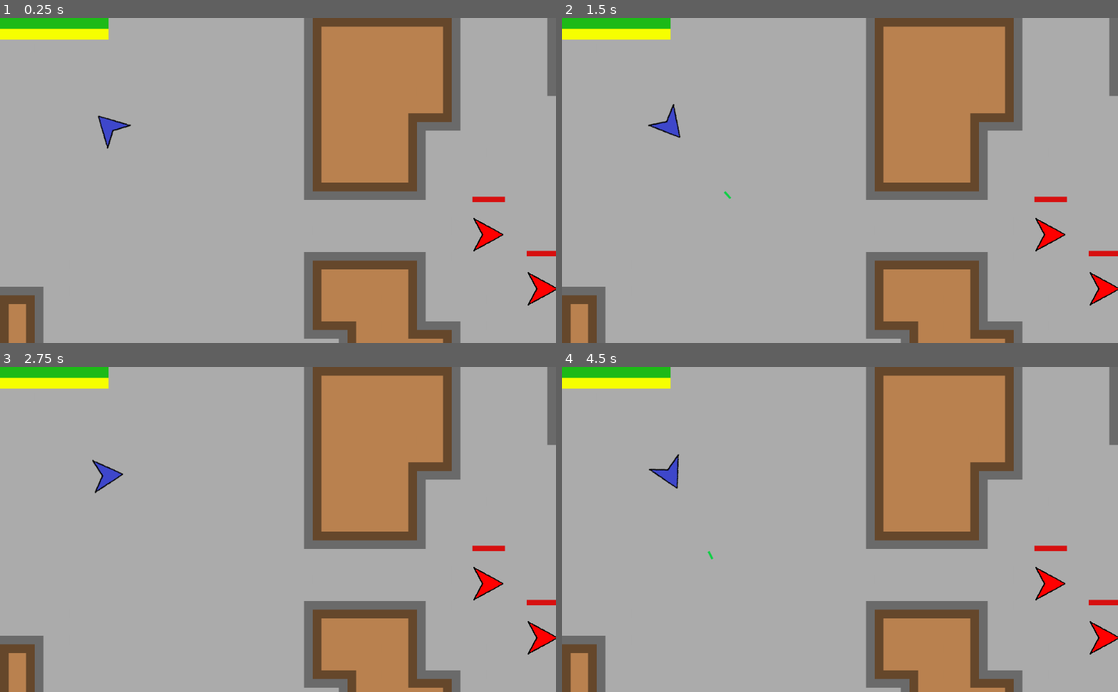
Above: before the commit, frames 1-4 (two rows, left to right).
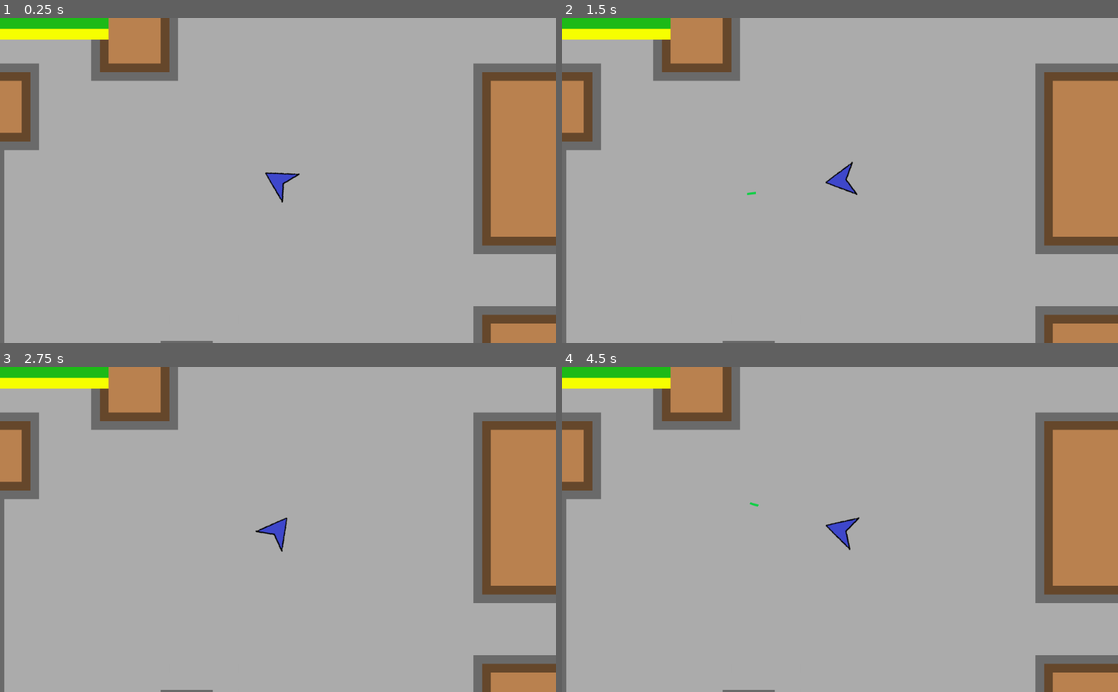
Above: after the commit, the same moments.

Repository: afkpuezo/blinkshooter
Game: Godot game, scene res://scenes/demos/demo.tscn
Same seed, same stepped clock (60 frames per second), same inputs: the game is played once before the commit and once after it.
Inputs (mouse positions are in pixels of both pictures, inside the frame that each line leads up to):
- Up to frame 1 (0.25 s): no input
- Up to frame 2 (1.5 s): tap Enter at 0.5 s; move the mouse to (962, 164) at 0.52 s; click (962, 164) at 0.6 s; tap Space at 1.25 s; move the mouse to (728, 196) at 1.27 s; click (728, 196) at 1.35 s
- Up to frame 3 (2.75 s): tap Enter at 2 s; move the mouse to (333, 458) at 2.02 s; click (333, 458) at 2.1 s
- Up to frame 4 (4.5 s): tap Space at 2.75, 4.25 s; move the mouse to (812, 594) at 2.77 s; click (812, 594) at 2.85 s; tap Enter at 3.5 s; move the mouse to (1006, 578) at 3.52 s; click (1006, 578) at 3.6 s; move the mouse to (673, 480) at 4.27 s; click (673, 480) at 4.35 s

The runs differ from the first frame. In frame 1, 39% of the frame differs, in the area x 0-100%, y 0-100%; in frame 2, 39%; in frame 3, 39%; in frame 4, 39%.

Commit message:
CameraManager so that the camera doesn't freak out when the player dies

Diff:
--- a/project.godot
+++ b/project.godot
@@ -215,6 +215,7 @@
 TargetReticle="*res://scenes/ui/reticle.tscn"
 Spawner="*res://scripts/singletons/spawner.gd"
 EnemyBarManager="*res://scripts/singletons/enemy_bar_manager.gd"
+CameraManager="*res://scripts/singletons/camera_manager.gd"
 
 [display]
 
--- a/scenes/demos/demo.tscn
+++ b/scenes/demos/demo.tscn
@@ -1,8 +1,7 @@
-[gd_scene load_steps=13 format=2]
+[gd_scene load_steps=12 format=2]
 
 [ext_resource path="res://scripts/actions/demo_action.gd" type="Script" id=1]
 [ext_resource path="res://scenes/weapons/big_gun.tscn" type="PackedScene" id=2]
-[ext_resource path="res://scenes/ui/player_monitor_text.tscn" type="PackedScene" id=3]
 [ext_resource path="res://scenes/weapons/enemy_gun.tscn" type="PackedScene" id=4]
 [ext_resource path="res://scenes/units/player.tscn" type="PackedScene" id=5]
 [ext_resource path="res://scenes/terrain/floor_tile_map.tscn" type="PackedScene" id=6]
@@ -16,9 +15,6 @@
 [node name="World" type="Node2D"]
 
 [node name="PlayerUI" parent="." instance=ExtResource( 12 )]
-
-[node name="PlayerMonitorText" parent="." instance=ExtResource( 3 )]
-visible = false
 
 [node name="Player" parent="." instance=ExtResource( 5 )]
 position = Vector2( 200, 200 )
@@ -52,8 +48,12 @@
 [node name="Enemy2" parent="." instance=ExtResource( 9 )]
 position = Vector2( 1000, 500 )
 
+[node name="EnemyGun" parent="Enemy2/EnemyWeaponBar" index="0" instance=ExtResource( 4 )]
+
 [node name="Enemy3" parent="." instance=ExtResource( 9 )]
 position = Vector2( 450, 950 )
+
+[node name="EnemyGun" parent="Enemy3/EnemyWeaponBar" index="0" instance=ExtResource( 4 )]
 
 [node name="Tiles" type="Node2D" parent="."]
 
--- /dev/null
+++ b/scenes/ui/player_camera.tscn
@@ -0,0 +1,5 @@
+[gd_scene format=2]
+
+[node name="PlayerCamera" type="Camera2D"]
+smoothing_enabled = true
+smoothing_speed = 6.0
--- /dev/null
+++ b/scripts/singletons/camera_manager.gd
@@ -0,0 +1,30 @@
+extends Node2D
+#class_name CameraManager
+## singleton for getting the player attached/detached from the player character
+## when appropriate
+
+
+var player_camera_scene = load("res://scenes/ui/player_camera.tscn")
+
+var player_camera: Camera2D = player_camera_scene.instance()
+
+
+func _ready() -> void:
+	GameEvents.connect("player_spawned", self, "on_player_spawn")
+	GameEvents.connect("player_died", self, "on_player_died")
+
+
+## have the camera follow the player when they spawn
+func on_player_spawn(msg):
+	var player = msg['player']
+	player.add_child(player_camera)
+	# setting it here rather than in the scene sets any other cameras to false
+	player_camera.current = true
+
+
+## have the camera stay still when the player dies
+func on_player_died(msg):
+	var player = msg['player']
+	player.remove_child(player_camera)
+	player_camera.global_position = player.global_position
+	add_child(player_camera)
--- /dev/null
+++ b/scripts/singletons/player_camera_manager.tscn
@@ -0,0 +1,6 @@
+[gd_scene load_steps=2 format=2]
+
+[ext_resource path="res://scripts/singletons/camera_manager.gd" type="Script" id=1]
+
+[node name="PlayerCameraManager" type="Node2D"]
+script = ExtResource( 1 )
--- a/scripts/units/player.gd
+++ b/scripts/units/player.gd
@@ -38,7 +38,7 @@
 
 ## from Unit
 func die():
-	GameEvents.emit_signal("player_died")
+	GameEvents.emit_signal("player_died", {'player': self})
 	.die()
 
 
